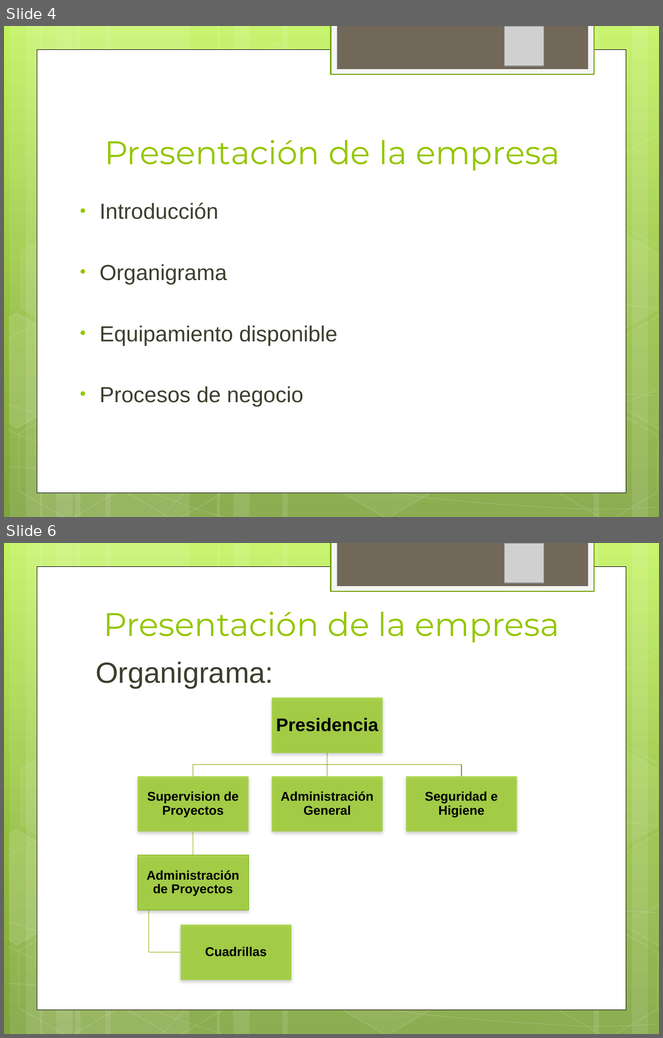
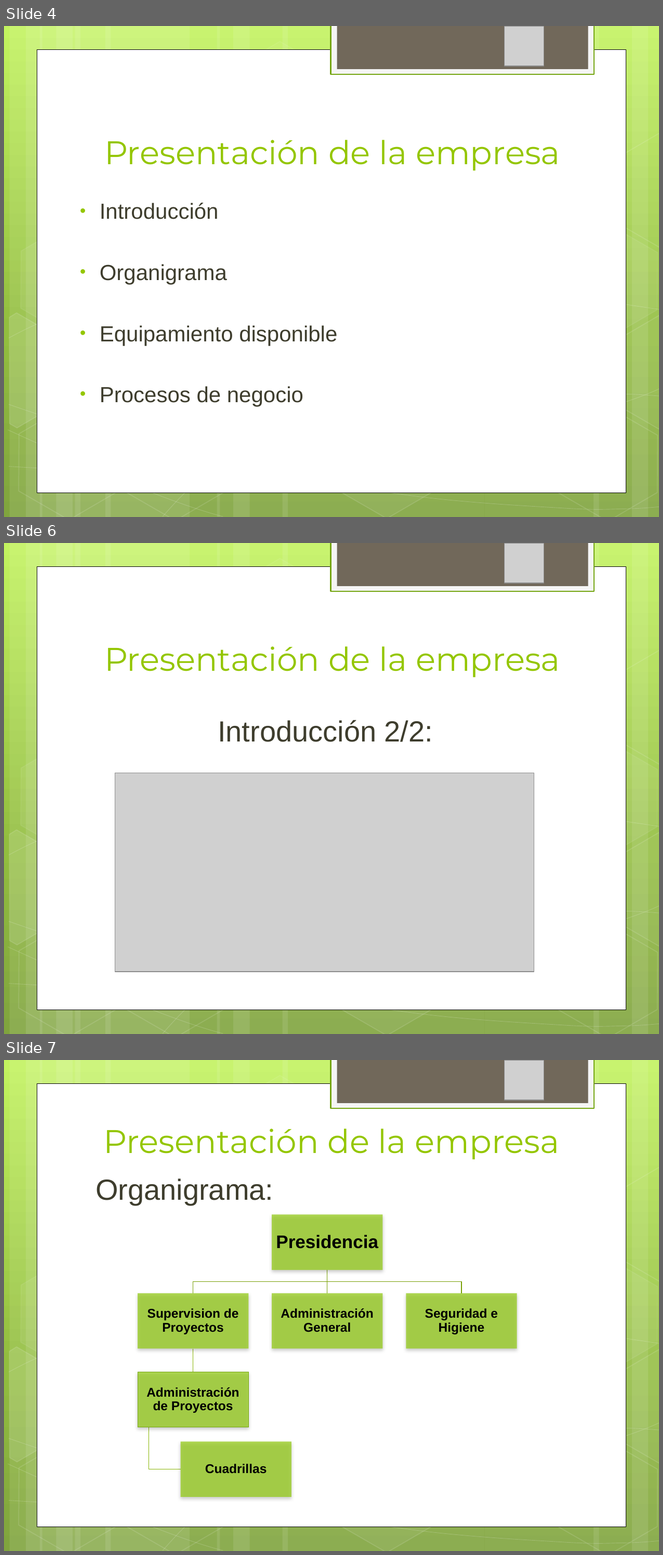
Before and after one commit to ptissera/habilitacion-profesional-2012-4k4, a slide deck: Documentacion/Informe Preliminar/Presentacion Informe Preliminar.pptx. Shown one above the other, each under a label of ours: slides 4 and 6 before the commit, slides 4, 6 and 7 after it; the slides between them are not shown. The pictures are 663x1038 and 663x1555 pixels, drawn with LibreOffice and Linux fonts; fonts in the diff are those of the drawing; grey boxes stand for pictures. Boxes give left, top, right and bottom in pixels: in the first picture for what was removed or moved away, otherwise in the second. Text is boxed around its words. In the diff, an @@ line names an element or a change of style, - is before the commit and + after.

```diff
--- a/Documentacion/Informe Preliminar/Presentacion Informe Preliminar.pptx
+++ b/Documentacion/Informe Preliminar/Presentacion Informe Preliminar.pptx
@@ slide 6 added at (x1=4, y1=543, x2=659, y2=1034), background gradient #C3F35F to #93BF3F to #81A53E; not listed: 31 template elements that a slide beside it also shows @@
@@ picture added at (x1=505, y1=544, x2=545, y2=584) @@
@@ title added at (x1=104, y1=646, x2=560, y2=678), 36 pt, text #94C600 @@
+Presentación de la empresa
@@ text added at (x1=218, y1=720, x2=433, y2=742), 32 pt, text #3E3D2D @@
+Introducción 2/2:
@@ picture added at (x1=115, y1=773, x2=534, y2=971) @@
@@ what was slide 6 is now slide 7 @@
```
Also in this commit, not shown: 1 slide changed.
